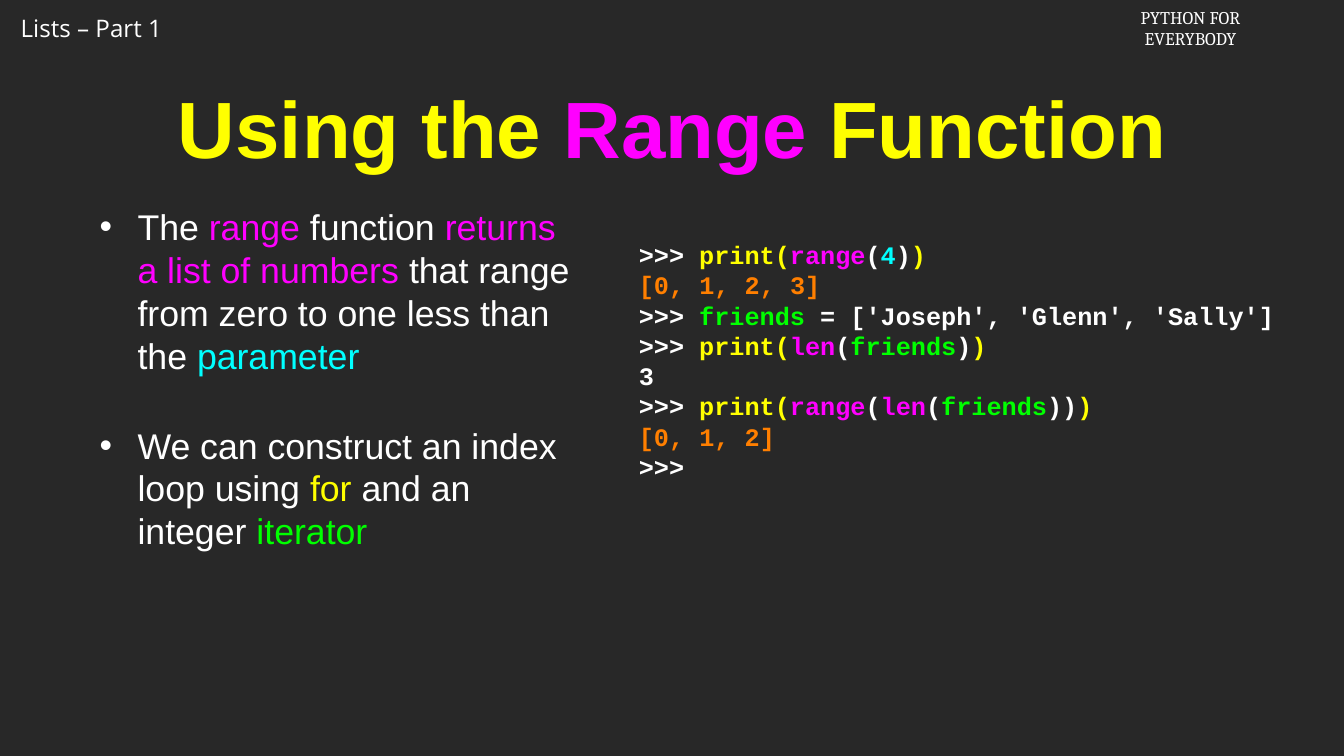
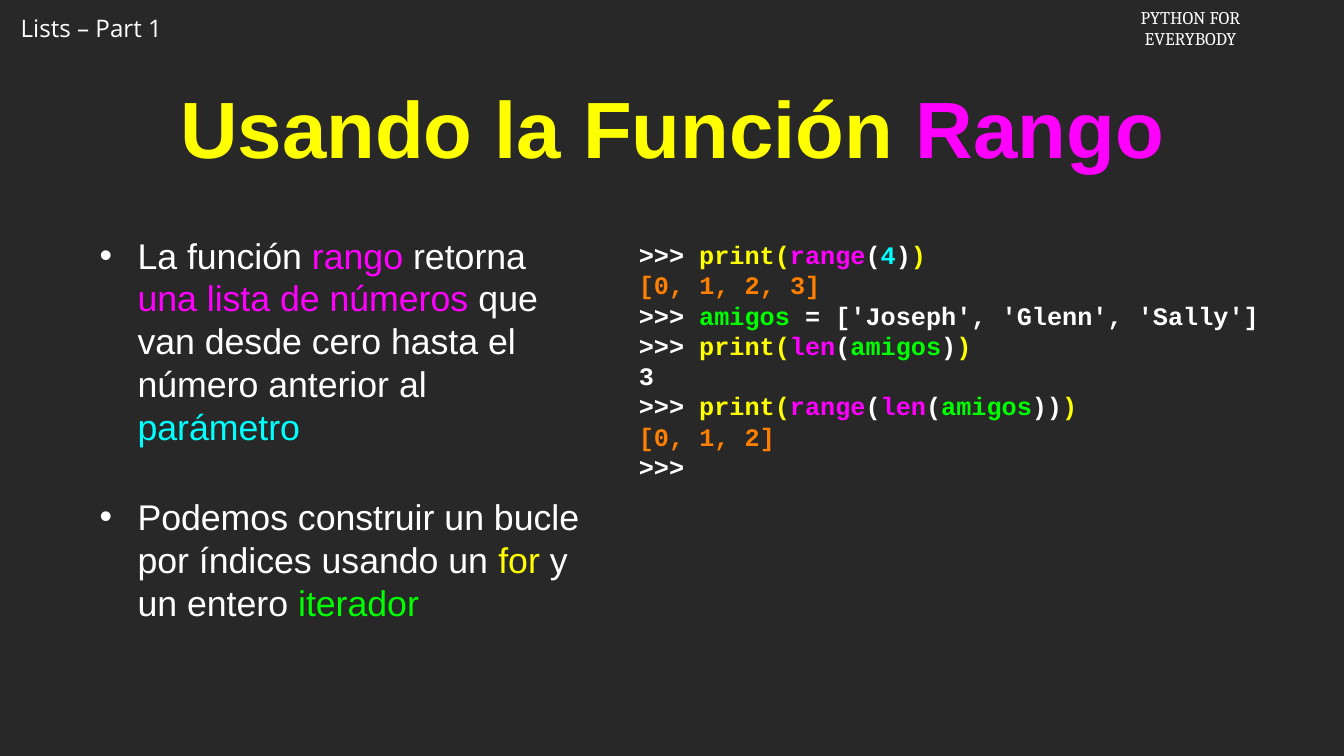
Before and after one commit to csev/py4e, a slide deck: slide 11 of ai/8.1.pptx. Drawn at 1344x756 pixels with LibreOffice and Linux fonts; fonts in the diff are those of the drawing; background and template pictures are left out. Boxes give left, top, right and bottom in pixels: in the first picture for what was removed or moved away, otherwise in the second. Text is boxed around its words. In the diff, an @@ line names an element or a change of style, - is before the commit and + after.

```diff
--- a/ai/8.1.pptx
+++ b/ai/8.1.pptx
@@ title at [180, 99, 1164, 173]: text changed @@
-Using the Range Function
+Usando la Función Rango
@@ text at [138, 242, 579, 617]: text changed @@
-• The range function returns a list of numbers that range from zero to one less than the parameter
-• We can construct an index loop using for and an integer iterator
+• La función rango retorna una lista de números que van desde cero hasta el número anterior al parámetro
+• Podemos construir un bucle por índices usando un for y un entero iterador
@@ text at [699, 306, 1259, 361]: text changed @@
->>> friends = ['Joseph', 'Glenn', 'Sally']
->>> print(len(friends))
+>>> amigos = ['Joseph', 'Glenn', 'Sally']
+>>> print(len(amigos))
@@ text at [699, 397, 1077, 421]: text changed @@
->>> print(range(len(friends)))
+>>> print(range(len(amigos)))
```
Also in this commit, not shown: 11 other slides changed.
